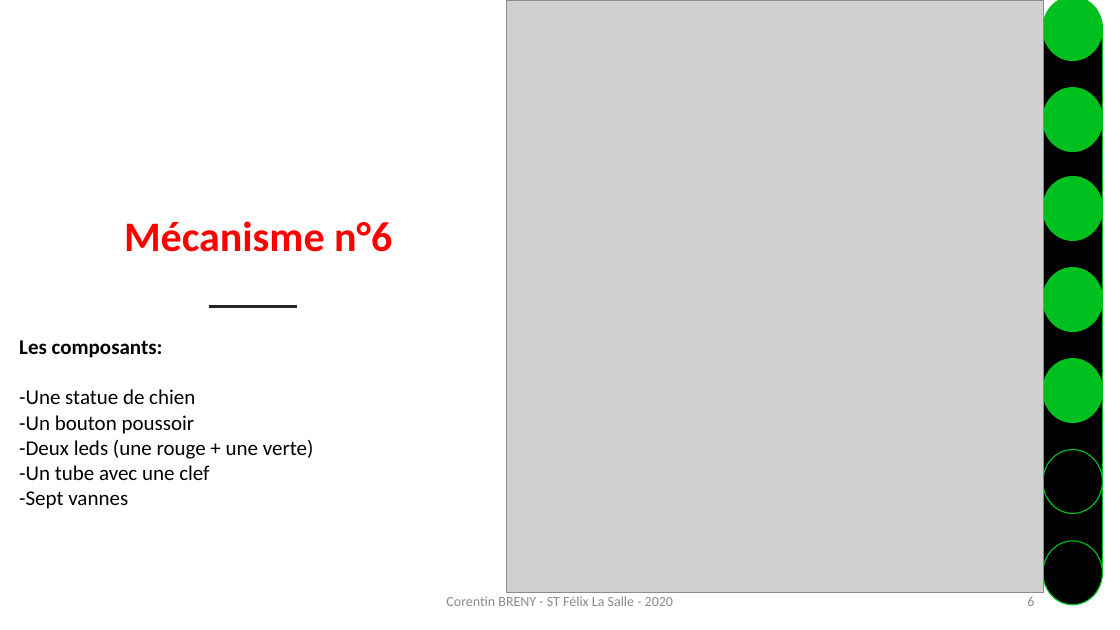
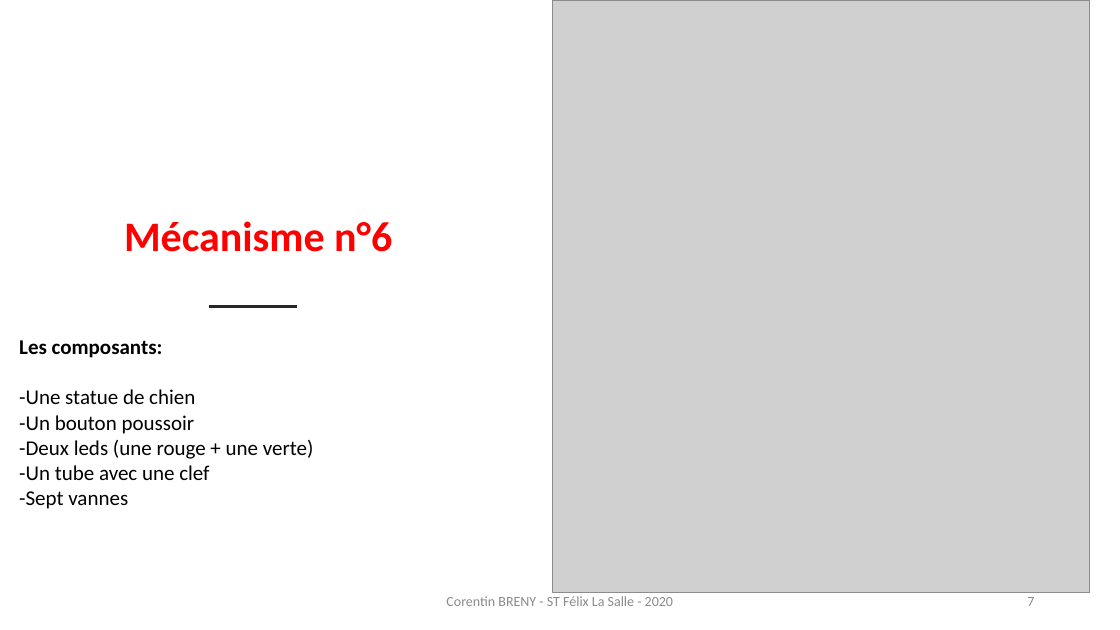
Before and after one commit to corentin-breny/Systeme_Escape_Game_13emePorte, a slide deck: slide 7 of Etudiants/Corentin/Revues de projet/Visio finale.pptx (slide 6 before the commit). Drawn at 1120x630 pixels with LibreOffice and Linux fonts; fonts in the diff are those of the drawing; grey boxes stand for pictures; background and template pictures are left out. Boxes give left, top, right and bottom in pixels: in the first picture for what was removed or moved away, otherwise in the second. Text is boxed around its words. In the diff, an @@ line names an element or a change of style, - is before the commit and + after.

```diff
--- a/Etudiants/Corentin/Revues de projet/Visio finale.pptx
+++ b/Etudiants/Corentin/Revues de projet/Visio finale.pptx
@@ picture: place and size @@
-picture at <box>507,0,1044,593</box>
+picture at <box>553,0,1090,593</box>
@@ ellipse removed at <box>1043,0,1102,60</box> @@
@@ rectangle removed at <box>1043,31,1102,570</box> @@
@@ ellipse removed at <box>1043,87,1102,151</box> @@
@@ ellipse removed at <box>1043,176,1102,240</box> @@
@@ ellipse removed at <box>1043,268,1102,332</box> @@
@@ ellipse removed at <box>1043,359,1102,423</box> @@
@@ ellipse removed at <box>1043,450,1102,513</box> @@
@@ ellipse removed at <box>1043,541,1102,605</box> @@
@@ page number at <box>1027,597,1034,606</box>: text changed @@
-6
+7
```
Also in this commit, not shown: 7 other slides changed, 1 slide added, 1 other file.
